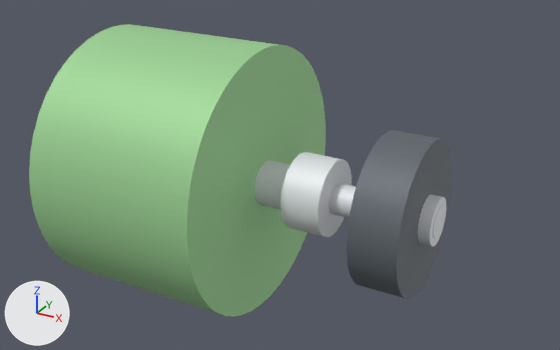
A saved change to the glTF model cad/advantagescope/Robot_BIOBUZZ/model_3.glb.
Before and after are seen from a 50 mm camera at (0.0651, -0.2442, 0.1567) aimed at (-0.0255, -0.0795, 0.0744). Arrows for +X, +Y and +Z are at lower left; the lights stay in place. The picture after the commit comes second. Vertices at exactly the same position are counted once.

The first picture shows 'part_0', 'part_1', 'part_2'.
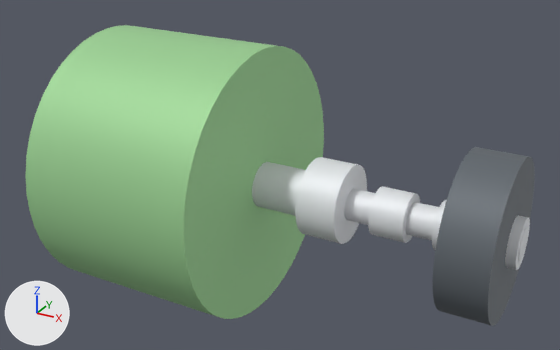
The edits, one by one:
me_part_0 is used by ob_part_0; location (0.0, 0.0, 0.0).
me_part_0 had 96 vertices, 188 faces and spanned x -0.0759..-0.0279, y -0.1185..-0.0466, z 0.0369..0.1088.
me_part_0 now has 96 vertices, 188 faces and spans x -0.0759..-0.0279, y -0.1198..-0.0478, z 0.0369..0.1088.
me_part_0 part 1: the whole mesh is rebuilt.
me_part_1 is used by ob_part_1; location (0.0, 0.0, 0.0).
me_part_1 had 624 vertices, 1270 faces and spanned x -0.1008..0.0192, y -0.0925..-0.0726, z 0.0628..0.0828.
me_part_1 now has 720 vertices, 1458 faces and spans x -0.0808..0.0392, y -0.0938..-0.0738, z 0.0628..0.0828.
me_part_1 part 2: the loose piece of 96 vertices spanning x -0.1008..0.0192, y -0.0865..-0.0786, z 0.0688..0.0768 is moved by (0.02, -0.0012, 0.0).
me_part_1 part 3: the loose piece of 96 vertices spanning x -0.0007..0.004, y -0.0885..-0.0766, z 0.0668..0.0788 is scaled about its middle by (1.83, 1, 1), then moved by (0.0068, -0.0012, 0.0).
me_part_1 part 4: the loose piece of 96 vertices spanning x -0.0279..-0.0182, y -0.0885..-0.0766, z 0.0668..0.0788 is scaled about its middle by (1.49, 1, 1), then moved by (0.0024, -0.0012, 0.0).
me_part_1 part 5: the loose piece of 96 vertices spanning x -0.0182..-0.0079, y -0.0925..-0.0726, z 0.0628..0.0828 is moved by (0.0048, -0.0012, 0.0).
me_part_1 part 6: the loose piece of 96 vertices spanning x -0.0007..0.004, y -0.0885..-0.0766, z 0.0668..0.0788 is copied, and the copy is moved by (0.0206, -0.0012, 0.0); it spans x 0.0198..0.0246, y -0.0898..-0.0778, z 0.0668..0.0788.
me_part_1 part 7: the loose piece of 144 vertices spanning x 0.016..0.0189, y -0.0885..-0.0766, z 0.0668..0.0788 is scaled about its middle by (0.763, 1, 1), then moved by (0.0203, -0.0012, 0.0).
Other edits to the shape of me_part_1 do not show in these pictures.
me_part_2 is used by ob_part_2; location (0.0, 0.0, 0.0).
me_part_2 had 96 vertices, 188 faces and spanned x 0.004..0.016, y -0.1019..-0.0632, z 0.0535..0.0922.
me_part_2 now has 96 vertices, 188 faces and spans x 0.0246..0.0366, y -0.1032..-0.0644, z 0.0535..0.0922.
me_part_2 part 8: the whole mesh is rebuilt.
Part 9, on me_part_2:
48 vertices are added at x 0.0246, y -0.1032..-0.0644, z 0.0535..0.0922.
48 new vertices lie (0.012, 0.0, 0.0) away from vertices in x 0.0246, y -0.1032..-0.0644, z 0.0535..0.0922.
188 new faces join them.

Changed parts and their boxes (x1, y1, x2, y2) in the pictures (560 x 350 px; the box of a moved part takes in the faces that stretch with it):
'part_0', reshaped
    before: (29, 24, 326, 317)
    after: (25, 25, 324, 319)
'part_2', reshaped
    before: (346, 130, 452, 299)
    after: (432, 147, 535, 326)
'part_1', reshaped
    before: (254, 152, 446, 247)
    after: (252, 157, 530, 270)
part 2 of me_part_1, moved or reshaped
    before: (329, 183, 445, 239)
    after: (344, 189, 529, 261)
part 3 of me_part_1, moved or reshaped (not visible before)
    after: (368, 186, 420, 243)
part 4 of me_part_1, moved or reshaped
    before: (254, 160, 290, 210)
    after: (252, 162, 306, 216)
part 5 of me_part_1, moved or reshaped
    before: (280, 152, 352, 237)
    after: (295, 157, 367, 244)
part 6 of me_part_1, added
    after: (432, 200, 447, 250)
part 7 of me_part_1, moved or reshaped
    before: (418, 195, 446, 247)
    after: (505, 215, 530, 270)
part 8 of me_part_2, deleted
    before: (346, 130, 452, 299)
part 9 of me_part_2, added
    after: (432, 147, 535, 326)
